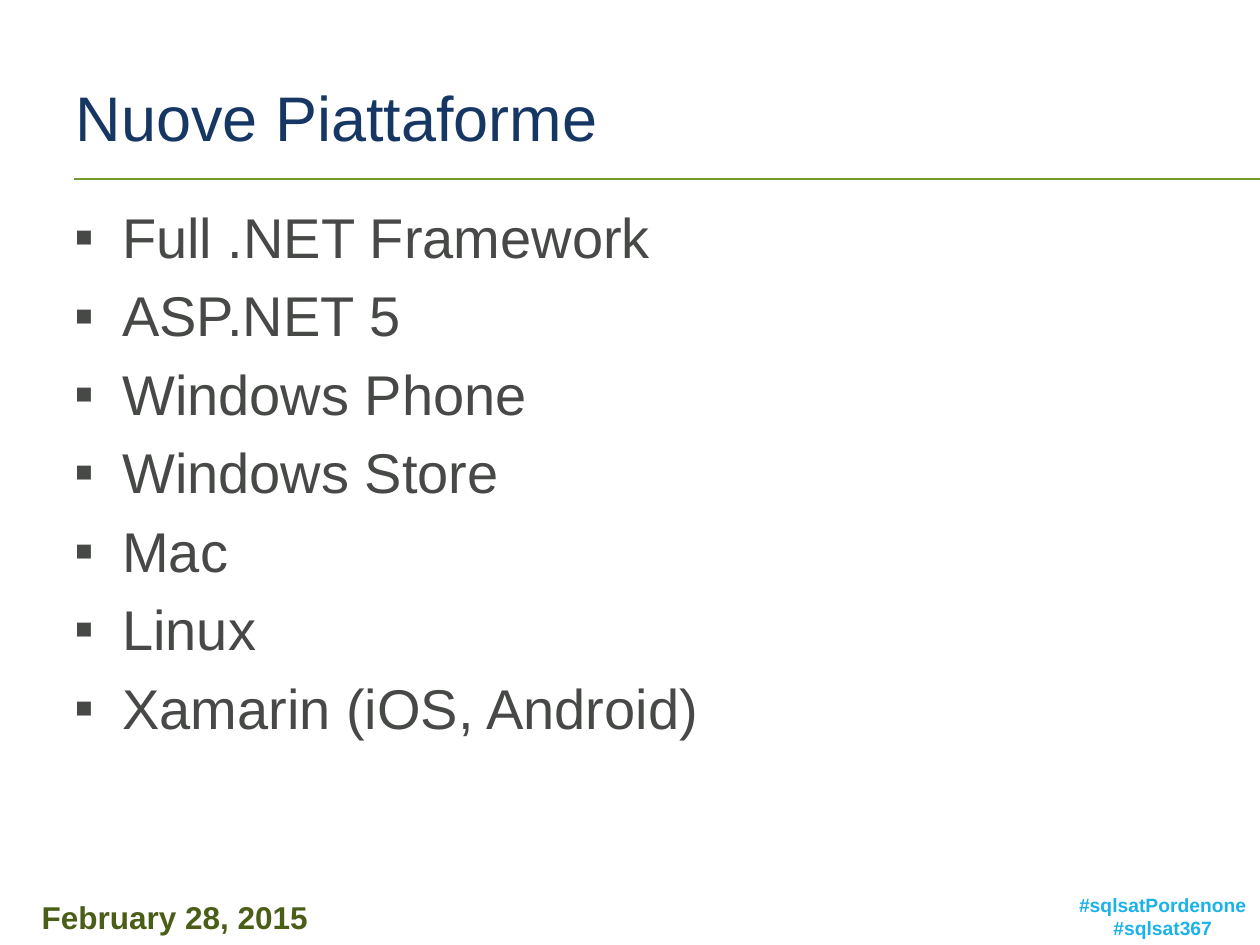
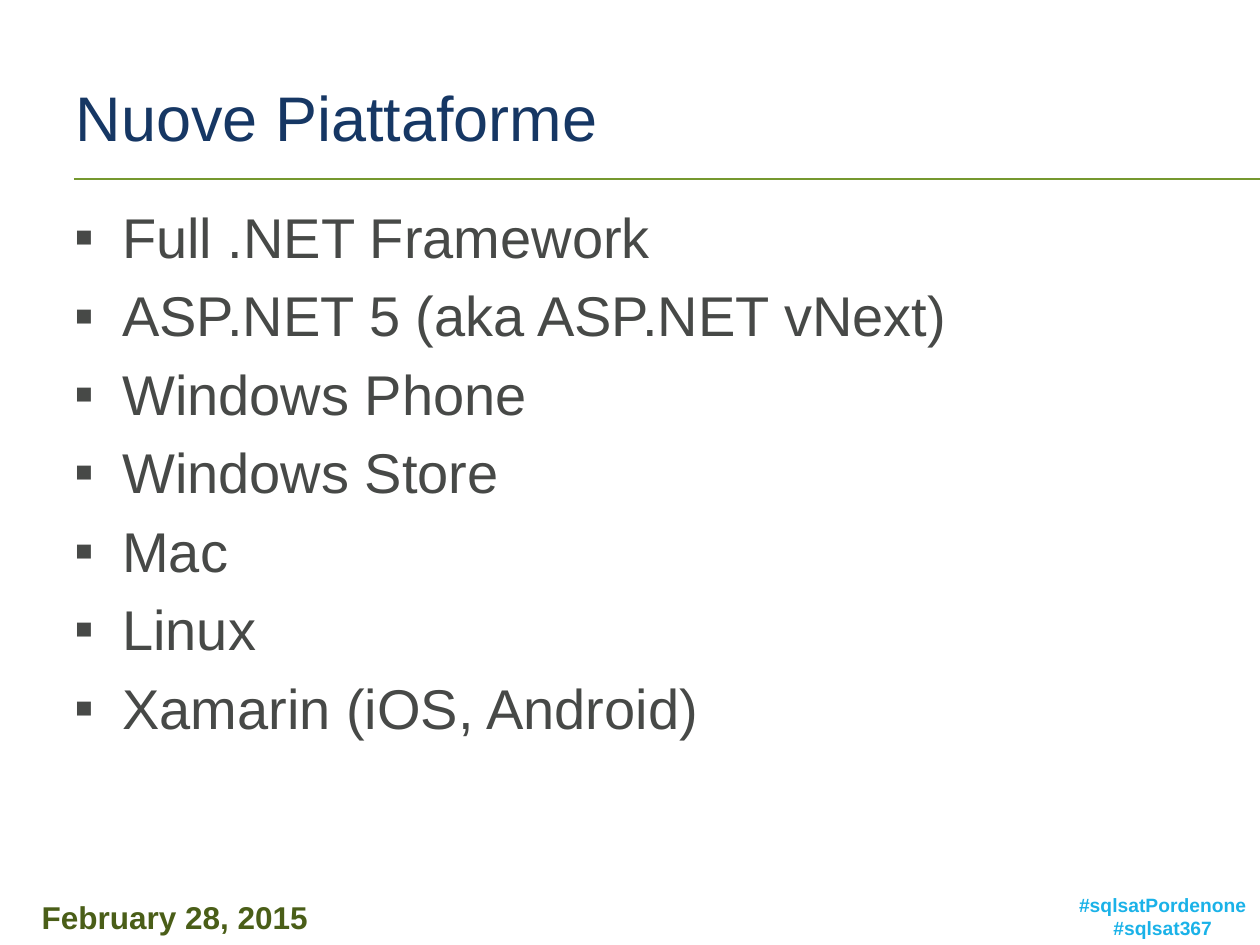
Before and after one commit to micdenny/Demo-EF7, a slide deck: slide 7 of MDEF02 - Entity Framework 7 Back To The Future.pptx. Drawn at 1260x945 pixels with LibreOffice and Linux fonts; fonts in the diff are those of the drawing; background and template pictures are left out. Boxes give left, top, right and bottom in pixels: in the first picture for what was removed or moved away, otherwise in the second. Text is boxed around its words. In the diff, an @@ line names an element or a change of style, - is before the commit and + after.

```diff
--- a/MDEF02 - Entity Framework 7 Back To The Future.pptx
+++ b/MDEF02 - Entity Framework 7 Back To The Future.pptx
@@ text at [122, 295, 946, 347]: text changed @@
-▪ ASP.NET 5
+▪ ASP.NET 5 (aka ASP.NET vNext)
```
Also in this commit, not shown: 4 other slides changed, 1 other file.
